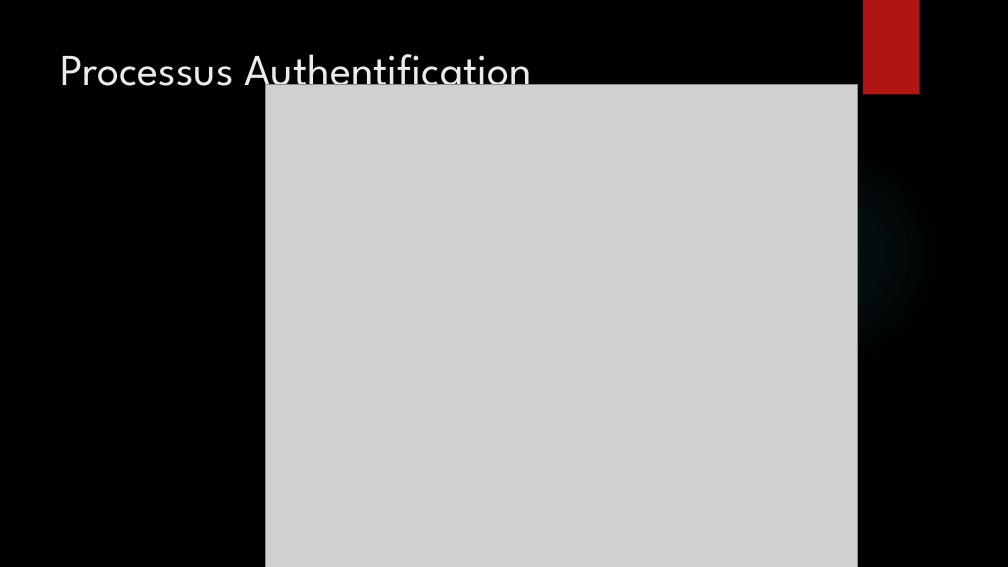
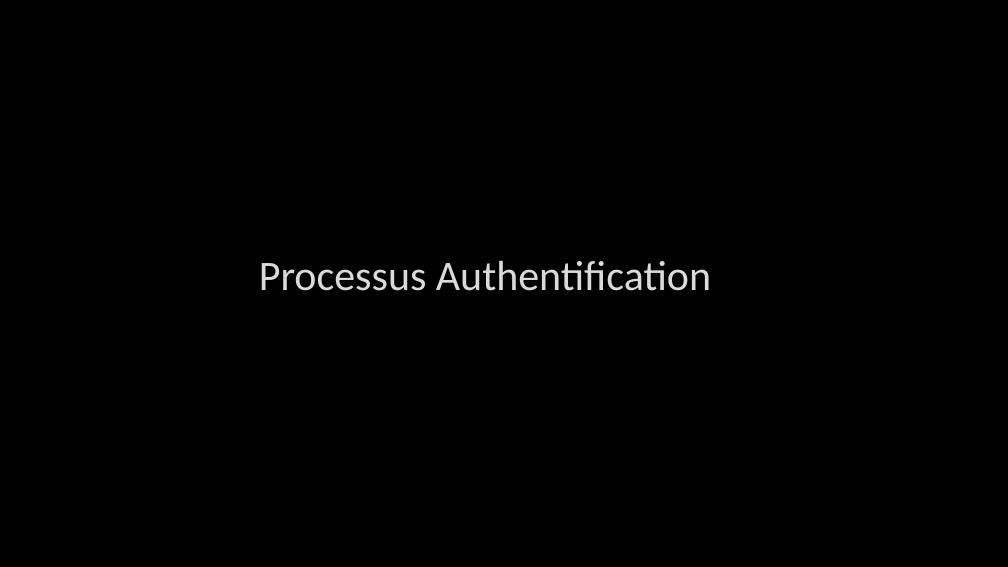
Before and after one commit to mbonjour/Shoot4Stats, a slide deck: slide 3 of Documentation/Défense/Shoot4stats.pptx. Drawn at 1008x567 pixels with LibreOffice and Linux fonts; fonts in the diff are those of the drawing; grey boxes stand for pictures; background and template pictures are left out. Boxes give left, top, right and bottom in pixels: in the first picture for what was removed or moved away, otherwise in the second. Text is boxed around its words. In the diff, an @@ line names an element or a change of style, - is before the commit and + after.

```diff
--- a/Documentation/Défense/Shoot4stats.pptx
+++ b/Documentation/Défense/Shoot4stats.pptx
@@ rectangle removed at (x1=863, y1=0, x2=920, y2=95) @@
@@ picture removed at (x1=265, y1=84, x2=858, y2=567) @@
@@ ellipse removed at (x1=712, y1=138, x2=944, y2=371) @@
@@ title "Processus Authentification" moved from (x1=61, y1=54, x2=532, y2=99) to (x1=259, y1=261, x2=711, y2=291) @@
@@ title "Processus Authentification" at (x1=259, y1=261, x2=711, y2=291): size 42 to 40 pt, font League Spartan to Calibri, text colour #EBEBEB to #DADADA, letter outline none to #404040 0.75 pt; vertical alignment top to middle @@
```
Also in this commit, not shown: 4 other slides changed, 6 slides added.
